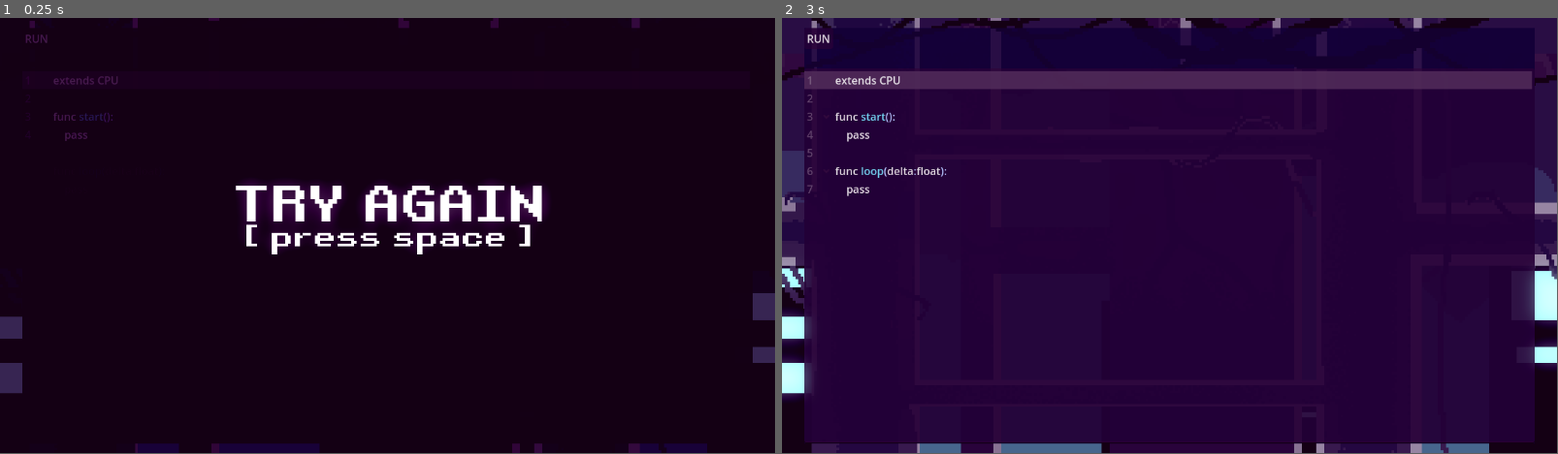
Above: before the commit, frames 1-2 (left to right).
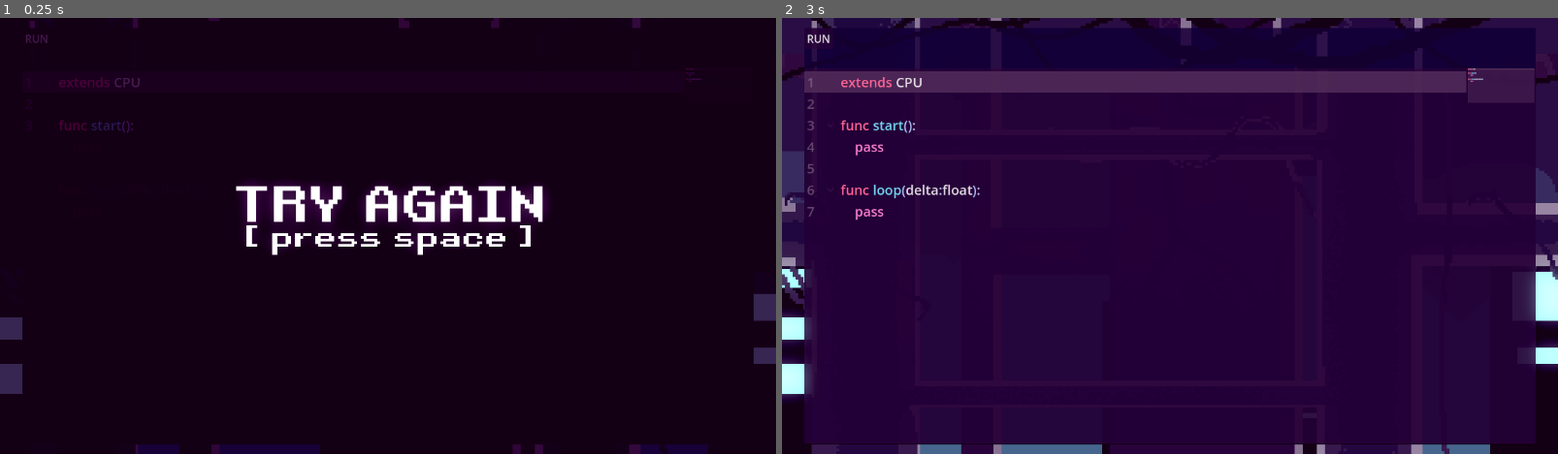
Above: after the commit, the same moments.

Repository: Erenjhun-uwina/CUBOT
Game: Godot game, scene res://scenes/main.tscn
Two runs of this game, one before a commit and one after it. Both use one fixed random seed, a clock stepped at 60 frames per second and the inputs below.
Inputs:
- Up to frame 1 (0.25 s): no input
- Up to frame 2 (3 s): click "RUN" at 0.5 s; click "RUN" at 1.25 s; click "RUN" at 2 s; tap Space at 2.75 s; hold Space from 2.78 s (still down)
In our replay, the window is 799x449 before the commit and 800x450 after it. These sizes can differ from the game's own. Grey fills any space a smaller window leaves; there, only what the larger window draws over its background counts as a difference.

The runs differ from the first frame. In frame 1, 1.5% of the frame differs, in the area x 0-100%, y 0-100%; in frame 2, 2.6%.

Commit message:
codeedit quality changes

Diff:
--- a/code_edit.gd
+++ b/code_edit.gd
@@ -1,16 +1,33 @@
+@tool
 extends CodeEdit
 class_name Gameboard
 
 @onready var button: Button = $"../HBoxContainer/Button"
 
+const red_col_keywords:Array[String] = [
+	"true","false","var","func","in","as","not","is","class_name","extends"
+]
 
+const pink_col_keywords:Array[String] = [
+	"return","pass","for"
+]
 
 
 func _ready() -> void:
 	add_comment_delimiter("#","",true)
 	text_changed.connect(request_code_completion)
 
+	for key in red_col_keywords:
+		(syntax_highlighter as CodeHighlighter).add_keyword_color(key,Color(1.0, 0.439, 0.522))
 
+	for key in pink_col_keywords:
+		(syntax_highlighter as CodeHighlighter).add_keyword_color(key,Color(0.976, 0.537, 0.78))
+
+
+	for key in pink_col_keywords:
+		(syntax_highlighter as CodeHighlighter).add_keyword_color(key,Color(0.976, 0.537, 0.78))
+
+	(syntax_highlighter as CodeHighlighter).add_color_region('"','"',Color(0.976, 0.91, 0.62))
 
 func code_request_code_completion():
 	update_code_completion_options(true)
@@ -19,13 +36,13 @@
 func _request_code_completion(force: bool) -> void:
 
 	var word := get_current_word()
-	if word.is_empty():return
+	if word.is_empty() or word.begins_with('"') or word.begins_with("_"):return
 
 	for method in CPU.new(Cubot.new()).get_method_list():
 		var func_name :String= method.name
 
-		if not func_name.begins_with(word) : continue
-		add_code_completion_option(KIND_FUNCTION,func_name,func_name)
+		if not func_name.begins_with(word) or func_name.begins_with("_"): continue
+		add_code_completion_option(KIND_FUNCTION,func_name,func_name+"()")
 
 	for prop in CPU.new(Cubot.new()).get_property_list():
 		var prop_name :String= prop.name
--- a/codeediet.gd
+++ b/codeediet.gd
@@ -31,9 +31,9 @@
 	var script = GDScript.new()
 	var code:= code_edit.text
 	script.source_code = code
-	print(code)
+	#print(code)
 	script.reload(true)
 	runner.cubot.cpu  = script.new(runner.cubot)
 	hide()
-
 	run.emit()
+	print("pff")
--- a/codeediet.tscn
+++ b/codeediet.tscn
@@ -11,15 +11,32 @@
 [sub_resource type="StyleBoxFlat" id="StyleBoxFlat_xt57a"]
 bg_color = Color(0, 0.0666667, 0.0941176, 0.831373)
 
-[sub_resource type="StyleBoxFlat" id="StyleBoxFlat_a1pra"]
-bg_color = Color(0.0768358, 0.0768358, 0.0768358, 1)
-
 [sub_resource type="CodeHighlighter" id="CodeHighlighter_ohr5c"]
+number_color = Color(0.995766, 1, 0.318056, 1)
 symbol_color = Color(0.654902, 0.772549, 0.976471, 1)
 function_color = Color(0.384314, 0.854902, 0.94902, 1)
-member_variable_color = Color(0.698039, 0.709804, 0.72549, 1)
+member_variable_color = Color(0.670588, 0.788235, 1, 1)
+keyword_colors = {
+"as": Color(1, 0.439, 0.522, 1),
+"class_name": Color(1, 0.439, 0.522, 1),
+"extends": Color(1, 0.439, 0.522, 1),
+"false": Color(1, 0.439, 0.522, 1),
+"for": Color(0.976, 0.537, 0.78, 1),
+"func": Color(1, 0.439, 0.522, 1),
+"in": Color(1, 0.439, 0.522, 1),
+"is": Color(1, 0.439, 0.522, 1),
+"not": Color(1, 0.439, 0.522, 1),
+"pass": Color(0.976, 0.537, 0.78, 1),
+"return": Color(0.976, 0.537, 0.78, 1),
+"true": Color(1, 0.439, 0.522, 1),
+"var": Color(1, 0.439, 0.522, 1)
+}
+color_regions = {
+"\" \"": Color(0.976, 0.91, 0.62, 1)
+}
 
 [node name="Node2D" type="Control"]
+texture_filter = 1
 layout_mode = 3
 anchors_preset = 15
 anchor_right = 1.0
@@ -119,10 +136,11 @@
 text = "RUN"
 
 [node name="CodeEdit" type="CodeEdit" parent="PanelContainer/VBoxContainer"]
+texture_filter = 1
 layout_mode = 2
 size_flags_vertical = 3
+theme_override_font_sizes/font_size = 20
 theme_override_colors/code_folding_color = Color(0.252028, 0.252028, 0.252028, 1)
-theme_override_styles/panel = SubResource("StyleBoxFlat_a1pra")
 text = "extends CPU
 
 func start():
@@ -130,6 +148,8 @@
 
 func loop(delta:float):
 	pass"
+minimap_draw = true
+minimap_width = 99
 caret_blink = true
 syntax_highlighter = SubResource("CodeHighlighter_ohr5c")
 highlight_all_occurrences = true
@@ -139,6 +159,7 @@
 gutters_draw_line_numbers = true
 gutters_zero_pad_line_numbers = true
 gutters_draw_fold_gutter = true
+delimiter_comments = Array[String](["#"])
 code_completion_enabled = true
 indent_automatic = true
 auto_brace_completion_enabled = true
--- a/project.godot
+++ b/project.godot
@@ -15,6 +15,10 @@
 config/features=PackedStringArray("4.4", "Forward Plus")
 config/icon="res://icon.svg"
 
+[display]
+
+window/stretch/mode="viewport"
+
 [editor]
 
 movie_writer/movie_file="D:/dino_run_tut-main/death ani.avi"
Not shown: 1 places in codeediet.tscn that only renumber resources
